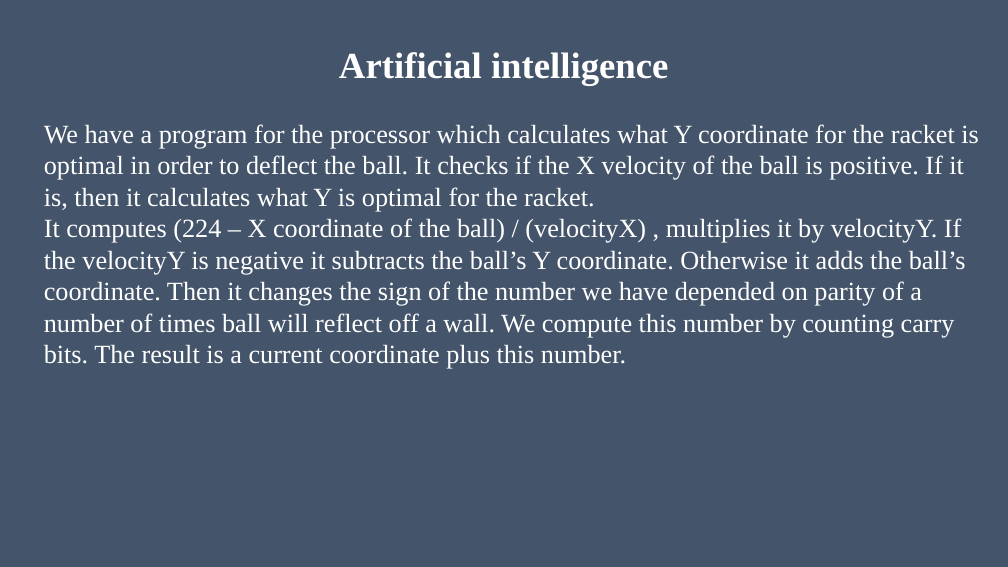
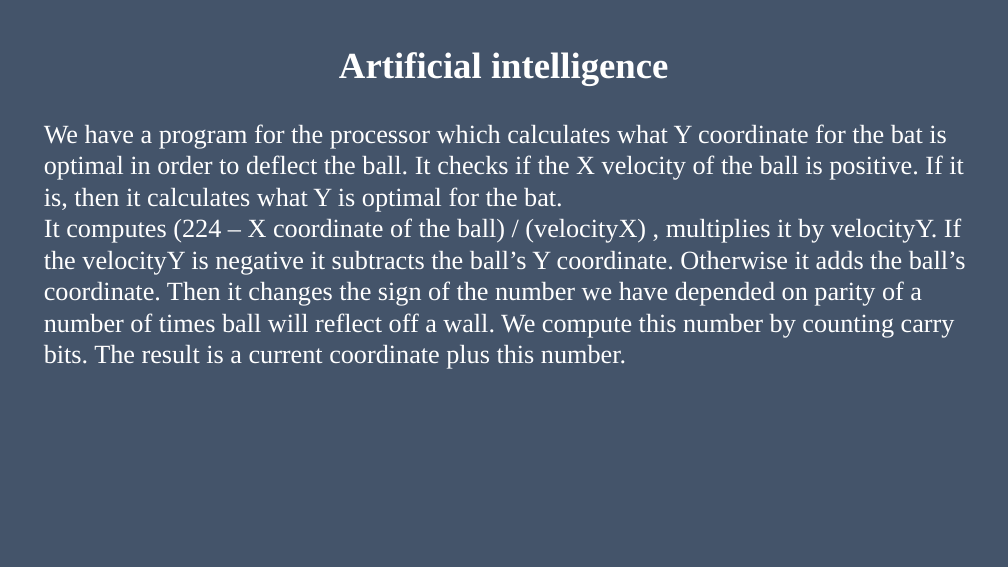
Before and after one commit to MIZINCHIK/DigitalPlatforms, a slide deck: slide 8 of Presentation.pptx. Drawn at 1008x567 pixels with LibreOffice and Linux fonts; fonts in the diff are those of the drawing. Boxes give left, top, right and bottom in pixels: in the first picture for what was removed or moved away, otherwise in the second. Text is boxed around its words. In the diff, an @@ line names an element or a change of style, - is before the commit and + after.

```diff
--- a/Presentation.pptx
+++ b/Presentation.pptx
@@ text at bbox=[44, 124, 964, 212]: text changed @@
-We have a program for the processor which calculates what Y coordinate for the racket is optimal in order to deflect the ball. It checks if the X velocity of the ball is positive. If it is, then it calculates what Y is optimal for the racket.
+We have a program for the processor which calculates what Y coordinate for the bat is optimal in order to deflect the ball. It checks if the X velocity of the ball is positive. If it is, then it calculates what Y is optimal for the bat.
```
Also in this commit, not shown: 6 other slides changed.
